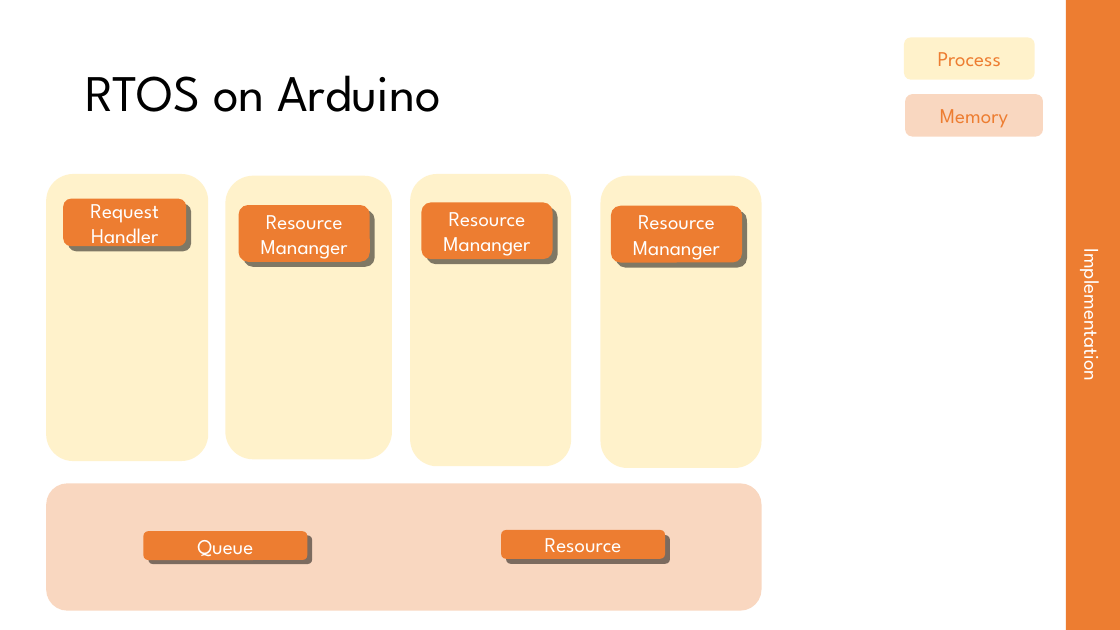
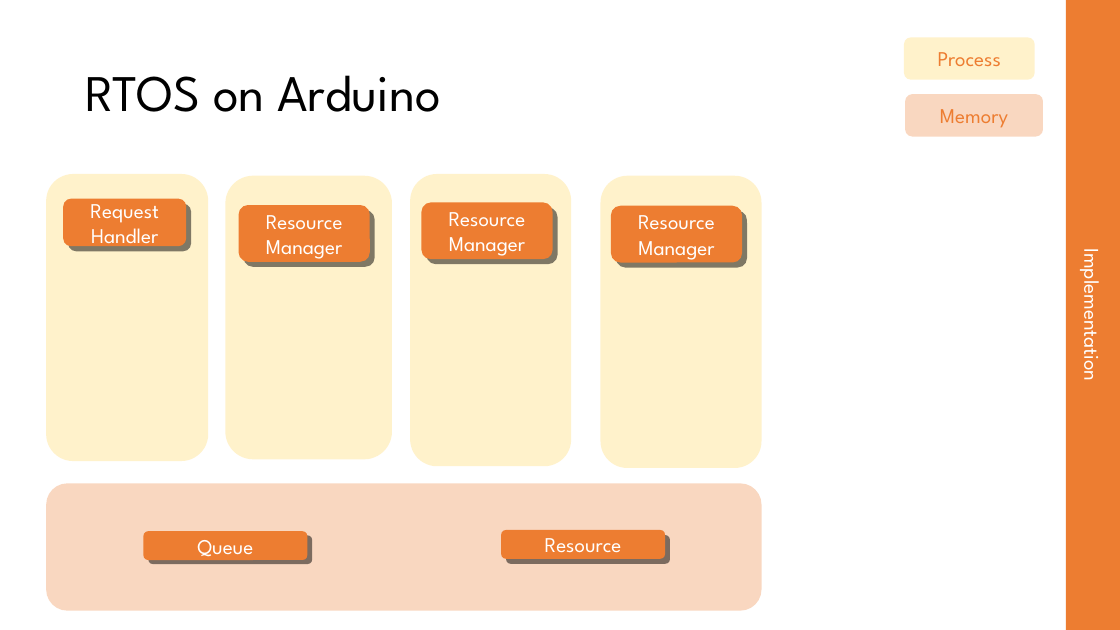
Before and after one commit to Embineer/Embineer, a slide deck: slide 12 of presentation/Autonomous traffic system presentation.pptx. Drawn at 1120x630 pixels with LibreOffice and Linux fonts; fonts in the diff are those of the drawing. Boxes give left, top, right and bottom in pixels: in the first picture for what was removed or moved away, otherwise in the second. Text is boxed around its words. In the diff, an @@ line names an element or a change of style, - is before the commit and + after.

```diff
--- a/presentation/Autonomous traffic system presentation.pptx
+++ b/presentation/Autonomous traffic system presentation.pptx
@@ text in rounded rectangle at [266, 215, 343, 259]: text changed @@
-Resource Mananger
+Resource Manager
@@ text in rounded rectangle at [449, 212, 526, 256]: text changed @@
-Resource Mananger
+Resource Manager
@@ text in rounded rectangle at [638, 215, 715, 260]: text changed @@
-Resource Mananger
+Resource Manager
```
